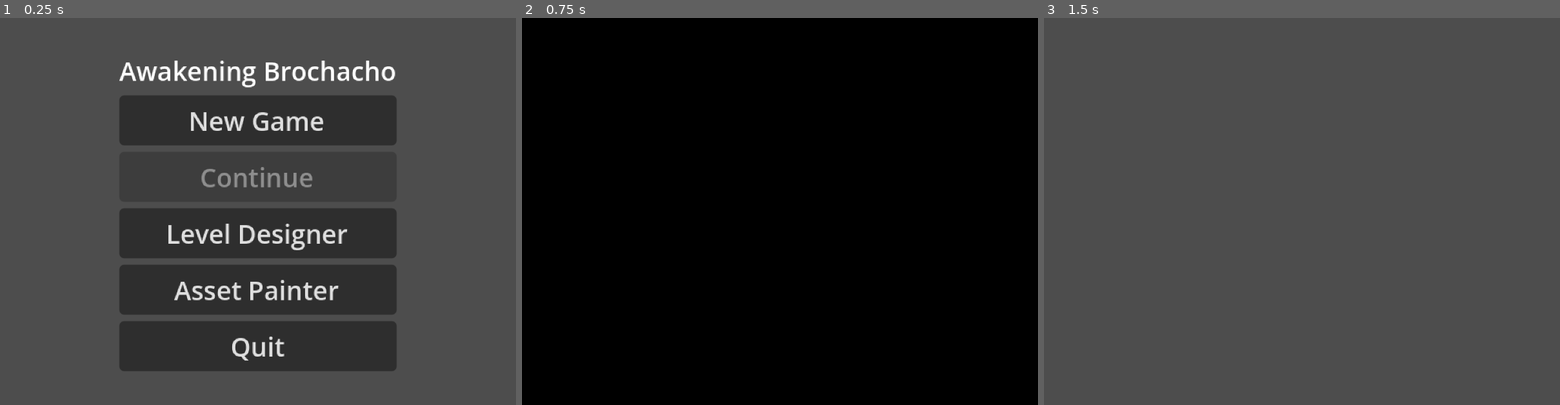
Above: before the commit, frames 1-3 (left to right).
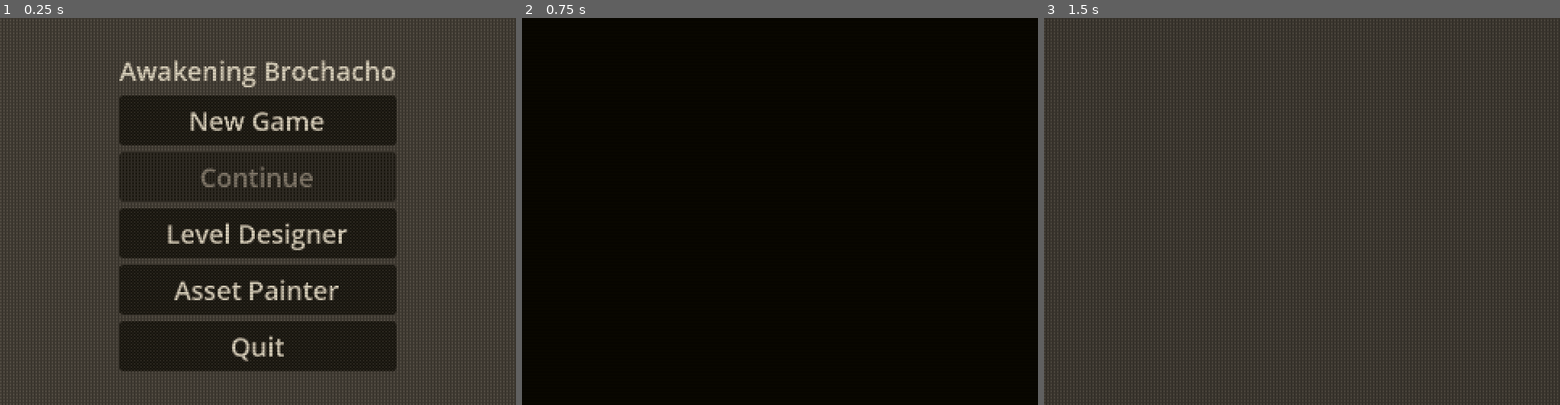
Above: after the commit, the same moments.

Repository: jambione/awakening-brochacho
Game: Godot game, scene res://scenes/main/Main.tscn
Same seed, same stepped clock (60 frames per second), same inputs: the game is played once before the commit and once after it.
Inputs (mouse positions are in pixels of both pictures, inside the frame that each line leads up to):
- Up to frame 1 (0.25 s): no input
- Up to frame 2 (0.75 s): click "New Game" at 0.5 s
- Up to frame 3 (1.5 s): tap Enter at 1.25 s; move the mouse to (1415, 192) at 1.27 s; hold D (move_right) from 1.28 s (still down); hold Z (interact) from 1.28 s (still down); click (1415, 192) at 1.42 s

The runs differ from the first frame. In frame 1, 66% of the frame differs, in the area x 0-100%, y 0-100%; in frame 2, less than 0.1%; in frame 3, 80%.

Commit message:
feat: evolving visual era system — Atari → NES → GBC → SNES → PS1 → Modern
EraManager autoload applies a full-screen post-process shader (era_post.gdshader)
that advances the game's visual style as chapters complete. Each era tweens
smoothly: palette quantises out, new settings apply, quantise fades back in.

- era_post.gdshader: pixelation, 2×2 ordered dither, 32-entry palette
  quantisation, scanlines, and Atari-style frame flicker
- EraManager: 6-era progression driven by StoryManager.chapter_started signal;
  palettes defined inline (Atari 4-grey → NES 16 → GBC 20 → SNES 28 → PS1 32 → Modern)
- Serialised in save files; reset on new_game()
- project.godot: EraManager registered as autoload after StoryManager

Co-Authored-By: Claude Sonnet 4.6 <noreply@anthropic.com>

Diff:
--- /dev/null
+++ b/assets/shaders/era_post.gdshader
@@ -0,0 +1,89 @@
+// era_post.gdshader — full-screen post-process for the evolving-era visual system.
+//
+// Applied via EraManager on a full-screen ColorRect in a high CanvasLayer.
+// Each uniform is tweened by EraManager when the era advances.
+//
+// Pipeline per fragment:
+//   1. Pixelation  — snap UV to blocks of pixel_size screen pixels
+//   2. Dither      — 2×2 ordered dither offsets colour before quantisation
+//   3. Quantise    — nearest-palette-entry colour reduction
+//   4. Scanlines   — darken every other row
+//   5. Flicker     — Atari-style per-frame brightness noise
+
+shader_type canvas_item;
+render_mode unshaded;
+
+uniform sampler2D screen_texture : hint_screen_texture, repeat_disable, filter_nearest;
+
+uniform int   pixel_size         : hint_range(1, 8)    = 1;
+uniform int   palette_size       : hint_range(2, 32)   = 4;
+uniform vec4  palette[32];
+uniform float quantize_strength  : hint_range(0.0, 1.0) = 1.0;
+uniform float dither_strength    : hint_range(0.0, 1.0) = 0.0;
+uniform float scanline_strength  : hint_range(0.0, 1.0) = 0.0;
+uniform float flicker_strength   : hint_range(0.0, 1.0) = 0.0;
+uniform float time_val           = 0.0;
+
+// 2×2 Bayer ordered dither — returns offset in [-0.5, 0.25].
+float dither2x2(vec2 p) {
+	int x = int(mod(p.x, 2.0));
+	int y = int(mod(p.y, 2.0));
+	if (x == 0 && y == 0) return -0.50;
+	if (x == 1 && y == 0) return  0.00;
+	if (x == 0 && y == 1) return  0.25;
+	return -0.25;
+}
+
+// Find the nearest colour in the active palette.
+vec3 nearest_palette(vec3 col) {
+	float best_dist = 1e6;
+	vec3  best_col  = palette[0].rgb;
+	for (int i = 0; i < palette_size; i++) {
+		vec3  d    = col - palette[i].rgb;
+		float dist = dot(d, d);
+		if (dist < best_dist) {
+			best_dist = dist;
+			best_col  = palette[i].rgb;
+		}
+	}
+	return best_col;
+}
+
+void fragment() {
+	vec2 uv = SCREEN_UV;
+
+	// --- Pixelation: snap to blocks of pixel_size screen pixels ---
+	if (pixel_size > 1) {
+		vec2  sz = vec2(textureSize(screen_texture, 0));
+		float ps = float(pixel_size);
+		uv = (floor(uv * sz / ps) * ps + ps * 0.5) / sz;
+	}
+
+	vec4 col = texture(screen_texture, uv);
+
+	// --- Ordered dither (before quantisation so edges blend between entries) ---
+	if (dither_strength > 0.0) {
+		col.rgb += vec3(dither2x2(FRAGCOORD.xy) * dither_strength * 0.35);
+		col.rgb  = clamp(col.rgb, 0.0, 1.0);
+	}
+
+	// --- Palette quantisation ---
+	if (quantize_strength > 0.0) {
+		vec3 q  = nearest_palette(col.rgb);
+		col.rgb = mix(col.rgb, q, quantize_strength);
+	}
+
+	// --- Scanlines: darken every other row ---
+	if (scanline_strength > 0.0) {
+		float dark = mod(floor(FRAGCOORD.y), 2.0);
+		col.rgb *= 1.0 - dark * scanline_strength * 0.45;
+	}
+
+	// --- Atari-style per-frame brightness flicker ---
+	if (flicker_strength > 0.0) {
+		float f = sin(time_val * 47.0) * 0.5 + 0.5;
+		col.rgb *= 1.0 - flicker_strength * 0.2 * f;
+	}
+
+	COLOR = col;
+}
--- a/project.godot
+++ b/project.godot
@@ -23,6 +23,7 @@
 StoryManager="*res://scripts/autoloads/StoryManager.gd"
 AudioManager="*res://scripts/autoloads/AudioManager.gd"
 SceneManager="*res://scripts/autoloads/SceneManager.gd"
+EraManager="*res://scripts/autoloads/EraManager.gd"
 
 [display]
 
--- /dev/null
+++ b/scripts/autoloads/EraManager.gd
@@ -0,0 +1,244 @@
+## EraManager — visual era system that evolves the game's look as chapters complete.
+##
+## Autoloaded as "EraManager". Sits above all other canvas layers (layer 100)
+## and applies a full-screen post-process shader that simulates successive
+## console eras: Atari → NES → GBC → SNES → PS1 → Modern.
+##
+## Era advances automatically when StoryManager emits chapter_started().
+## Manual override: EraManager.set_era(EraManager.Era.NES)
+extends Node
+
+# ---------------------------------------------------------------------------
+# Era enum  (int values are used as Dictionary keys)
+# ---------------------------------------------------------------------------
+enum Era { ATARI = 0, NES = 1, GBC = 2, SNES = 3, PS1 = 4, MODERN = 5 }
+
+# ---------------------------------------------------------------------------
+# Signals
+# ---------------------------------------------------------------------------
+signal era_changed(new_era: Era)
+
+# ---------------------------------------------------------------------------
+# Era shader settings  (keys match shader uniform names minus the suffix)
+# ---------------------------------------------------------------------------
+const ERA_SETTINGS : Dictionary = {
+	0: { "pixel_size": 4, "quantize": 1.0, "dither": 0.70, "scanline": 0.60, "flicker": 0.55 },
+	1: { "pixel_size": 2, "quantize": 1.0, "dither": 0.40, "scanline": 0.38, "flicker": 0.00 },
+	2: { "pixel_size": 2, "quantize": 1.0, "dither": 0.20, "scanline": 0.18, "flicker": 0.00 },
+	3: { "pixel_size": 1, "quantize": 1.0, "dither": 0.08, "scanline": 0.08, "flicker": 0.00 },
+	4: { "pixel_size": 1, "quantize": 0.30,"dither": 0.04, "scanline": 0.00, "flicker": 0.00 },
+	5: { "pixel_size": 1, "quantize": 0.0, "dither": 0.00, "scanline": 0.00, "flicker": 0.00 },
+}
+
+## Maps chapter ids to the era that activates when that chapter starts.
+const CHAPTER_ERA : Dictionary = {
+	"ch1_awakening" : 0,   ## Era.ATARI
+	"ch2_ashfen"    : 1,   ## Era.NES
+	"ch3_citadel"   : 2,   ## Era.GBC
+	"ch4_vault"     : 3,   ## Era.SNES
+	"ch5_veil"      : 4,   ## Era.PS1
+	"epilogue"      : 5,   ## Era.MODERN
+}
+
+# ---------------------------------------------------------------------------
+# State
+# ---------------------------------------------------------------------------
+var current_era  : Era             = Era.ATARI
+var _material    : ShaderMaterial
+var _overlay     : ColorRect
+var _time        : float           = 0.0
+
+## Per-era palettes — populated in _ready() to keep the const block readable.
+var _palettes    : Dictionary      = {}
+
+# ---------------------------------------------------------------------------
+# Lifecycle
+# ---------------------------------------------------------------------------
+
+func _ready() -> void:
+	_init_palettes()
+	_build_overlay()
+	_finish_apply(current_era)
+	StoryManager.chapter_started.connect(_on_chapter_started)
+
+func _process(delta: float) -> void:
+	## Only animate the time uniform for eras that use flicker or scanlines.
+	if current_era == Era.ATARI or current_era == Era.NES:
+		_time += delta
+		_material.set_shader_parameter("time_val", _time)
+
+# ---------------------------------------------------------------------------
+# Overlay construction
+# ---------------------------------------------------------------------------
+
+func _build_overlay() -> void:
+	var shader_res : Resource = load("res://assets/shaders/era_post.gdshader")
+	if not shader_res is Shader:
+		push_error("EraManager: era_post.gdshader not found.")
+		return
+
+	_material         = ShaderMaterial.new()
+	_material.shader  = shader_res as Shader
+
+	_overlay              = ColorRect.new()
+	_overlay.name         = "EraOverlay"
+	_overlay.set_anchors_preset(Control.PRESET_FULL_RECT)
+	_overlay.material     = _material
+	_overlay.mouse_filter = Control.MOUSE_FILTER_IGNORE
+
+	var layer : CanvasLayer = CanvasLayer.new()
+	layer.name             = "EraLayer"
+	layer.layer            = 100
+	layer.add_child(_overlay)
+	add_child(layer)
+
+# ---------------------------------------------------------------------------
+# Era management
+# ---------------------------------------------------------------------------
+
+func set_era(era: Era, animated: bool = true) -> void:
+	if era == current_era:
+		return
+	var old_settings : Dictionary = _get_settings(current_era)
+	var new_settings : Dictionary = _get_settings(era)
+	var old_q        : float      = float(old_settings.get("quantize", 0.0))
+	var new_q        : float      = float(new_settings.get("quantize", 0.0))
+	current_era = era
+
+	if animated and _material:
+		var tw : Tween = create_tween()
+		tw.set_trans(Tween.TRANS_SINE)
+		tw.tween_method(_set_quantize, old_q, 0.0,   0.25)
+		tw.tween_callback(_finish_apply.bind(era))
+		tw.tween_method(_set_quantize, 0.0,   new_q, 0.40)
+	else:
+		_finish_apply(era)
+
+	emit_signal("era_changed", era)
+
+func _set_quantize(val: float) -> void:
+	if _material:
+		_material.set_shader_parameter("quantize_strength", val)
+
+func _finish_apply(era: Era) -> void:
+	if not _material:
+		return
+	var settings : Dictionary  = _get_settings(era)
+	var palette  : Array       = _padded_palette(era)
+	_material.set_shader_parameter("pixel_size",        int(settings.get("pixel_size", 1)))
+	_material.set_shader_parameter("dither_strength",   float(settings.get("dither",   0.0)))
+	_material.set_shader_parameter("scanline_strength", float(settings.get("scanline", 0.0)))
+	_material.set_shader_parameter("flicker_strength",  float(settings.get("flicker",  0.0)))
+	_material.set_shader_parameter("quantize_strength", float(settings.get("quantize", 0.0)))
+	var raw_palette : Variant = _palettes.get(int(era), [])
+	var pal_arr     : Array   = raw_palette if raw_palette is Array else []
+	_material.set_shader_parameter("palette_size", min(pal_arr.size(), 32))
+	_material.set_shader_parameter("palette",      palette)
+
+func _on_chapter_started(chapter_id: String) -> void:
+	if not CHAPTER_ERA.has(chapter_id):
+		return
+	var era_int : Variant = CHAPTER_ERA[chapter_id]
+	if era_int is int:
+		set_era(era_int as Era)
+
+# ---------------------------------------------------------------------------
+# Helpers
+# ---------------------------------------------------------------------------
+
+func _get_settings(era: Era) -> Dictionary:
+	var raw : Variant = ERA_SETTINGS.get(int(era), {})
+	return raw if raw is Dictionary else {}
+
+func _padded_palette(era: Era) -> Array:
+	var raw    : Variant = _palettes.get(int(era), [])
+	var colors : Array   = raw if raw is Array else []
+	var result : Array   = colors.duplicate()
+	var fill   : Color   = Color.BLACK
+	if not result.is_empty():
+		var last : Variant = result[result.size() - 1]
+		if last is Color:
+			fill = last as Color
+	while result.size() < 32:
+		result.append(fill)
+	return result
+
+func era_name() -> String:
+	match current_era:
+		Era.ATARI:  return "Atari 2600"
+		Era.NES:    return "NES"
+		Era.GBC:    return "Game Boy Color"
+		Era.SNES:   return "SNES"
+		Era.PS1:    return "PlayStation"
+		Era.MODERN: return "Modern"
+	return ""
+
+# ---------------------------------------------------------------------------
+# Serialization
+# ---------------------------------------------------------------------------
+
+func serialize() -> Dictionary:
+	return { "era": int(current_era) }
+
+func deserialize(data: Dictionary) -> void:
+	var era_int : int = int(data.get("era", 0))
+	var clamped : int = clamp(era_int, 0, 5)
+	current_era = clamped as Era
+	_finish_apply(current_era)
+
+func reset() -> void:
+	current_era = Era.ATARI
+	_finish_apply(current_era)
+
+# ---------------------------------------------------------------------------
+# Palette definitions
+# ---------------------------------------------------------------------------
+
+func _init_palettes() -> void:
+	## Atari 2600 — four grey shades with a hint of sepia warmth.
+	_palettes[0] = [
+		Color("#0a0800"), Color("#3d3830"), Color("#8a8070"), Color("#e8dfc8"),
+	]
+
+	## NES — 16 entries drawn from the canonical NES palette.
+	_palettes[1] = [
+		Color("#000000"), Color("#fcfcfc"), Color("#f83800"), Color("#fc7460"),
+		Color("#fc9838"), Color("#fce058"), Color("#00b800"), Color("#007800"),
+		Color("#3cbcfc"), Color("#0078f8"), Color("#0000fc"), Color("#6844fc"),
+		Color("#940084"), Color("#f878f8"), Color("#7c7c7c"), Color("#bcbcbc"),
+	]
+
+	## Game Boy Color — 20 colours; slightly more vibrant, warmer tones.
+	_palettes[2] = [
+		Color("#000000"), Color("#ffffff"), Color("#e82020"), Color("#f87830"),
+		Color("#f8c800"), Color("#30d030"), Color("#00a800"), Color("#00c8c0"),
+		Color("#3080f8"), Color("#1820c0"), Color("#8040f8"), Color("#c000c0"),
+		Color("#f880c0"), Color("#804010"), Color("#c87830"), Color("#808080"),
+		Color("#c0c0c0"), Color("#78f8c0"), Color("#78c0f8"), Color("#f8c078"),
+	]
+
+	## SNES — 28 entries covering the iconic Mode-7 colour range.
+	_palettes[3] = [
+		Color("#000000"), Color("#fcfcfc"), Color("#f83800"), Color("#fc7460"),
+		Color("#fc9838"), Color("#fce058"), Color("#00b800"), Color("#007800"),
+		Color("#00e8d8"), Color("#3cbcfc"), Color("#0078f8"), Color("#0000fc"),
+		Color("#b800f8"), Color("#f800b8"), Color("#f85898"), Color("#fc3868"),
+		Color("#803020"), Color("#c06820"), Color("#f0d050"), Color("#c8f060"),
+		Color("#58d854"), Color("#58f898"), Color("#78c8f8"), Color("#7c7c7c"),
+		Color("#bcbcbc"), Color("#f8b8f8"), Color("#f8a070"), Color("#b8f818"),
+	]
+
+	## PS1 — 32 entries; rich full spectrum, barely any restriction.
+	_palettes[4] = [
+		Color("#000000"), Color("#1a1a2e"), Color("#16213e"), Color("#0f3460"),
+		Color("#533483"), Color("#e94560"), Color("#f5a623"), Color("#f8e71c"),
+		Color("#7ed321"), Color("#417505"), Color("#4a90d9"), Color("#0079bf"),
+		Color("#ffffff"), Color("#d8d8d8"), Color("#9b9b9b"), Color("#4a4a4a"),
+		Color("#c0392b"), Color("#e74c3c"), Color("#e67e22"), Color("#f39c12"),
+		Color("#27ae60"), Color("#2ecc71"), Color("#2980b9"), Color("#3498db"),
+		Color("#8e44ad"), Color("#9b59b6"), Color("#1abc9c"), Color("#16a085"),
+		Color("#f1c40f"), Color("#d35400"), Color("#7f8c8d"), Color("#bdc3c7"),
+	]
+
+	## Modern — not used for quantisation (quantize_strength = 0.0).
+	_palettes[5] = []
--- a/scripts/autoloads/GameManager.gd
+++ b/scripts/autoloads/GameManager.gd
@@ -135,6 +135,7 @@
 		"dungeon_floor"   : dungeon_floor,
 		"party"           : PartyManager.serialize(),
 		"story"           : StoryManager.serialize(),
+		"era"             : EraManager.serialize(),
 	}
 	var path : String = SAVE_DIR + "save_%d.json" % slot
 	var file : FileAccess = FileAccess.open(path, FileAccess.WRITE)
@@ -170,6 +171,7 @@
 	player_position = Vector2(float(pp.get("x", 10)), float(pp.get("y", 10)))
 	PartyManager.deserialize(data.get("party", {}))
 	StoryManager.deserialize(data.get("story", {}))
+	EraManager.deserialize(data.get("era", {}))
 	current_save_slot = slot
 	emit_signal("game_loaded")
 	return true
@@ -230,6 +232,7 @@
 	dungeon_floor   = 1
 	PartyManager.init_default_party()
 	StoryManager.reset()
+	EraManager.reset()
 
 # ---------------------------------------------------------------------------
 # Utility
Not shown, added: assets/sprites/ui/icon.png.import
Not shown: 1 places in scenes/ui/DialogueBox.tscn that only renumber resources
Not shown, added: scripts/combat/SkillExecutor.gd.uid
Not shown, added: scripts/story/DialoguePlayer.gd.uid
Not shown, added: scripts/story/NPC.gd.uid
